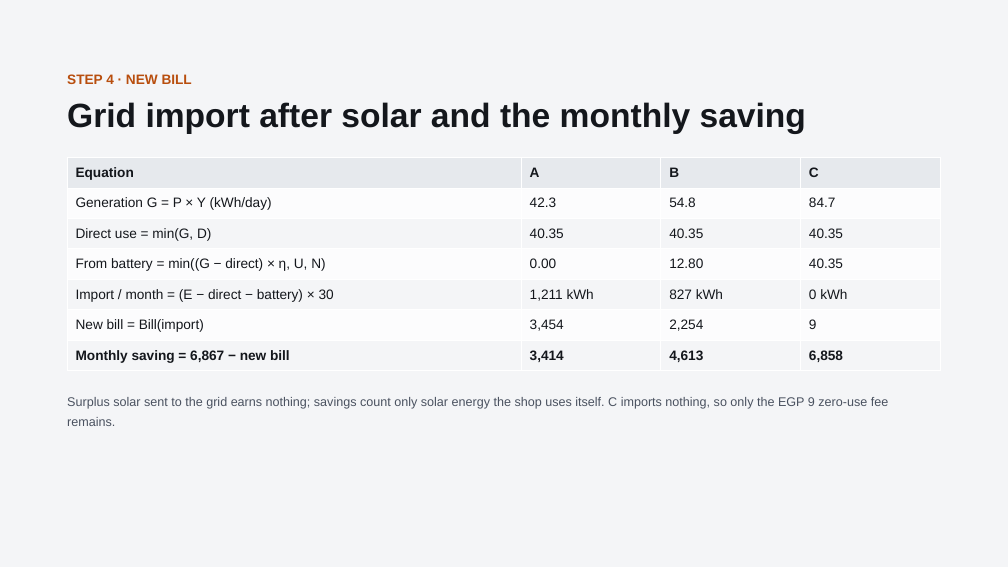
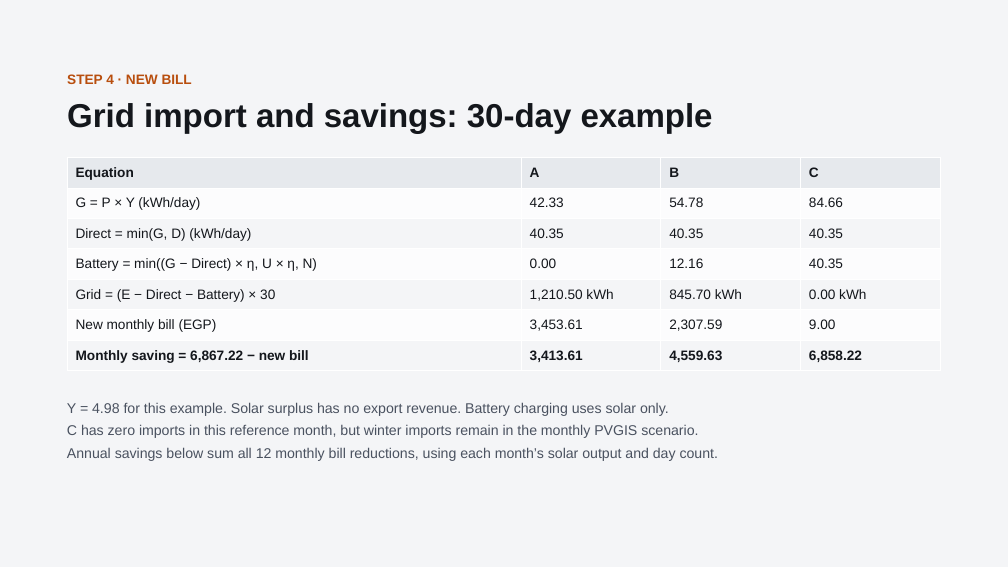
Before and after one commit to boodyelkady1998-sudo/avesta-bess-sizing-tool, a slide deck: slide 5 of El_Mo3alem_Juice_Shop_Solar_BESS.pptx (slide 6 before the commit). Drawn at 1008x567 pixels with LibreOffice and Linux fonts; fonts in the diff are those of the drawing. Boxes give left, top, right and bottom in pixels: in the first picture for what was removed or moved away, otherwise in the second. Text is boxed around its words. In the diff, an @@ line names an element or a change of style, - is before the commit and + after.

```diff
--- a/El_Mo3alem_Juice_Shop_Solar_BESS.pptx
+++ b/El_Mo3alem_Juice_Shop_Solar_BESS.pptx
@@ text at [67, 103, 713, 133]: text changed; size 32 to 31.5 pt @@
-Grid import after solar and the monthly saving
+Grid import and savings: 30-day example
@@ table at [67, 157, 941, 371] @@
-row 2: Generation G = P × Y (kWh/day) | 42.3 | 54.8 | 84.7
+row 2: G = P × Y (kWh/day) | 42.33 | 54.78 | 84.66
-row 3, column 1: Direct use = min(G, D)
+row 3, column 1: Direct = min(G, D) (kWh/day)
-row 4, column 1: From battery = min((G − direct) × η, U, N)
+row 4, column 1: Battery = min((G − Direct) × η, U × η, N)
-row 4, column 3: 12.80
+row 4, column 3: 12.16
-row 5: Import / month = (E − direct − battery) × 30 | 1,211 kWh | 827 kWh | 0 kWh
+row 5: Grid = (E − Direct − Battery) × 30 | 1,210.50 kWh | 845.70 kWh | 0.00 kWh
-row 6: New bill = Bill(import) | 3,454 | 2,254 | 9
+row 6: New monthly bill (EGP) | 3,453.61 | 2,307.59 | 9.00
-row 7: Monthly saving = 6,867 − new bill | 3,414 | 4,613 | 6,858
+row 7: Monthly saving = 6,867.22 − new bill | 3,413.61 | 4,559.63 | 6,858.22
@@ text at [67, 402, 718, 461]: text changed; size 12 to 13.5 pt @@
-Surplus solar sent to the grid earns nothing; savings count only solar energy the shop uses itself. C imports nothing, so only the EGP 9 zero-use fee remains.
+Y = 4.98 for this example. Solar surplus has no export revenue. Battery charging uses solar only.
+C has zero imports in this reference month, but winter imports remain in the monthly PVGIS scenario.
+Annual savings below sum all 12 monthly bill reductions, using each month’s solar output and day count.
```
Also in this commit, not shown: 8 other slides changed, 1 slide removed.
